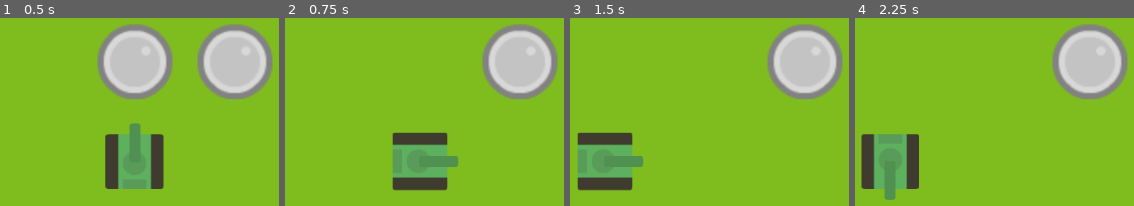
Above: before the commit, frames 1-4 (left to right).
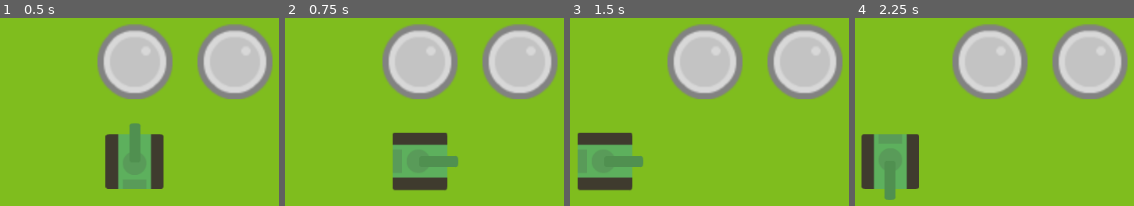
Above: after the commit, the same moments.

Repository: lendroit/tanktank
Game: Godot game, scene res://World.tscn
Two runs of this game, one before a commit and one after it. Both use one fixed random seed, a clock stepped at 60 frames per second and the inputs below.
Inputs:
- Up to frame 1 (0.5 s): no input
- Up to frame 2 (0.75 s): tap Enter (ui_accept) at 0.5 s; hold Right (ui_right) from 0.53 s (still down); hold Space (shoot, bound only after the commit) from 0.53 s (still down)
- Up to frame 3 (1.5 s): tap Enter (ui_accept) at 0.77, 0.8, 1.07, 1.25, 1.35 s; release Right (ui_right) at 1.28 s; release Space (shoot, bound only after the commit) at 1.28 s; hold Down (ui_down) from 1.28 s (still down)
- Up to frame 4 (2.25 s): tap Enter (ui_accept) at 1.52, 1.82, 2 s; tap Space (shoot, bound only after the commit) at 1.55 s; release Down (ui_down) at 2.03 s; hold Right (ui_right) from 2.03 s (still down); hold Space (shoot, bound only after the commit) from 2.03 s (still down)

Frame 1 is identical in both runs. In frame 2, 8.7% of the frame differs, in the area x 34-63%, y 3-44%; in frame 3, 8.7%; in frame 4, 8.7%.

Commit message:
refacto: add keys in input map

Diff:
--- a/Tank/Tank.gd
+++ b/Tank/Tank.gd
@@ -12,19 +12,19 @@
 func _input(event):
 	var current_position = self.position
 
-	if event.is_action_pressed("ui_right"):
+	if event.is_action_pressed("rotate_right"):
 		rotate_right()
 
-	if event.is_action_pressed("ui_left"):
+	if event.is_action_pressed("rotate_left"):
 		rotate_left()
 
-	if event.is_action_pressed("ui_up"):
+	if event.is_action_pressed("move_frontward"):
 		move_frontward()
 
-	if event.is_action_pressed("ui_down"):
+	if event.is_action_pressed("move_backward"):
 		move_backward()
 
-	if event.is_action_pressed("ui_accept"):
+	if event.is_action_pressed("shoot"):
 		grid.shoot(self, Direction.VECTORS[direction])
 
 func move_frontward():
--- a/project.godot
+++ b/project.godot
@@ -36,6 +36,39 @@
 run/main_scene="res://World.tscn"
 config/icon="res://icon.png"
 
+[input]
+
+move_frontward={
+"deadzone": 0.5,
+"events": [ Object(InputEventKey,"resource_local_to_scene":false,"resource_name":"","device":0,"alt":false,"shift":false,"control":false,"meta":false,"command":false,"pressed":false,"scancode":16777232,"unicode":0,"echo":false,"script":null)
+ ]
+}
+move_backward={
+"deadzone": 0.5,
+"events": [ Object(InputEventKey,"resource_local_to_scene":false,"resource_name":"","device":0,"alt":false,"shift":false,"control":false,"meta":false,"command":false,"pressed":false,"scancode":16777234,"unicode":0,"echo":false,"script":null)
+ ]
+}
+rotate_left={
+"deadzone": 0.5,
+"events": [ Object(InputEventKey,"resource_local_to_scene":false,"resource_name":"","device":0,"alt":false,"shift":false,"control":false,"meta":false,"command":false,"pressed":false,"scancode":16777231,"unicode":0,"echo":false,"script":null)
+ ]
+}
+rotate_right={
+"deadzone": 0.5,
+"events": [ Object(InputEventKey,"resource_local_to_scene":false,"resource_name":"","device":0,"alt":false,"shift":false,"control":false,"meta":false,"command":false,"pressed":false,"scancode":16777233,"unicode":0,"echo":false,"script":null)
+ ]
+}
+shoot={
+"deadzone": 0.5,
+"events": [ Object(InputEventKey,"resource_local_to_scene":false,"resource_name":"","device":0,"alt":false,"shift":false,"control":false,"meta":false,"command":false,"pressed":false,"scancode":32,"unicode":0,"echo":false,"script":null)
+ ]
+}
+end_turn={
+"deadzone": 0.5,
+"events": [ Object(InputEventKey,"resource_local_to_scene":false,"resource_name":"","device":0,"alt":false,"shift":false,"control":false,"meta":false,"command":false,"pressed":false,"scancode":16777221,"unicode":0,"echo":false,"script":null)
+ ]
+}
+
 [rendering]
 
 environment/default_environment="res://default_env.tres"
